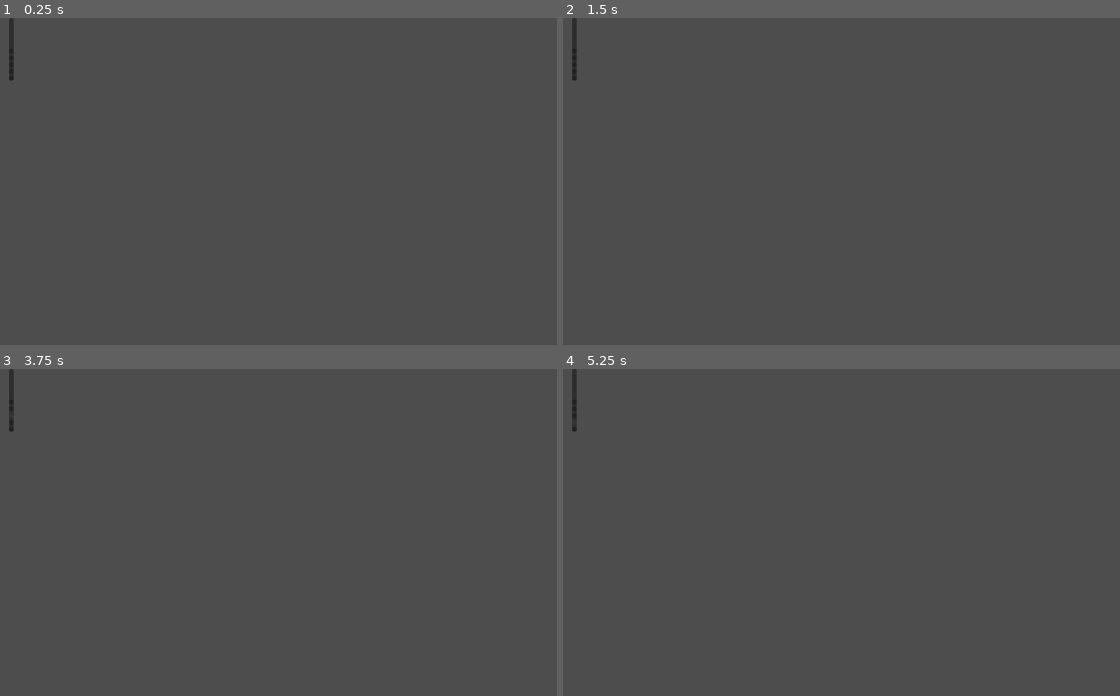
Above: before the commit, frames 1-4 (two rows, left to right).
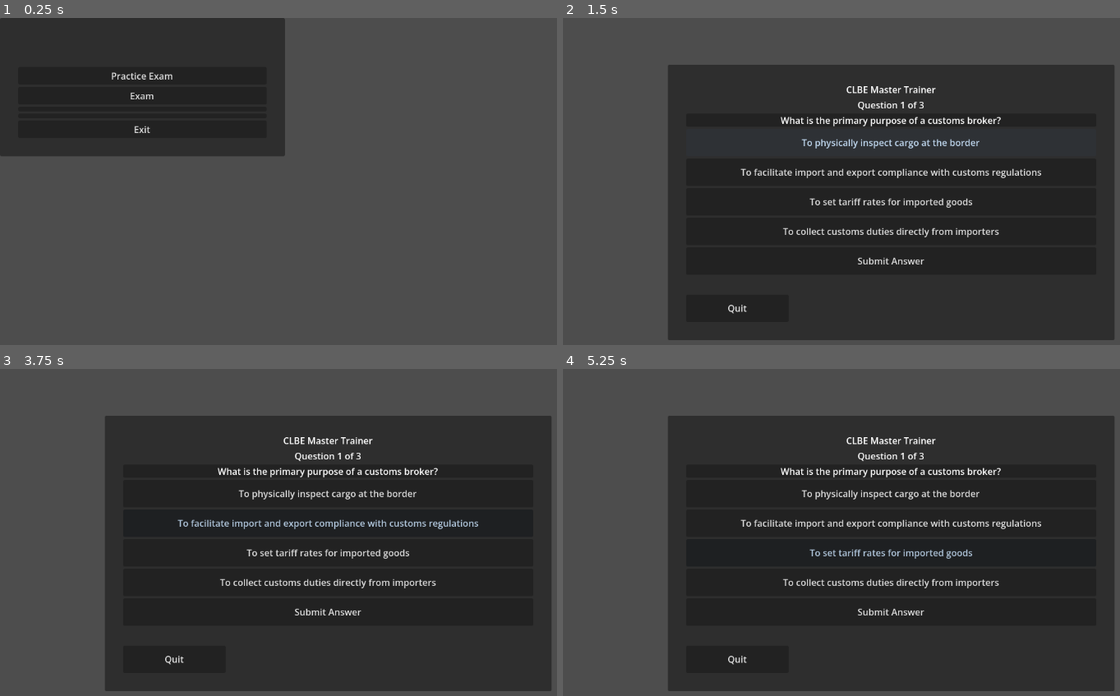
Above: after the commit, the same moments.

Repository: FrissioNx/cble-master-trainer
Game: Godot game, scene res://scenes/menus/MainMenu_Test.tscn
Same seed, same stepped clock (60 frames per second), same inputs: the game is played once before the commit and once after it.
Inputs (mouse positions are in pixels of both pictures, inside the frame that each line leads up to; where the layout moved, square brackets give the same spot in the first picture):
- Up to frame 1 (0.25 s): no input
- Up to frame 2 (1.5 s): click (707, 76) [574, 50] at 0.5 s; click (891, 142) at 1.25 s, where only the run after the commit has a clickable "To physically inspect cargo a…"
- Up to frame 3 (3.75 s): click (11, 408) at 2.02 s; click (328, 522) at 2.75 s, where only the run after the commit has a clickable "To facilitate import and expo…"; click (11, 414) at 3.52 s
- Up to frame 4 (5.25 s): click (891, 552) at 4.25 s, where only the run after the commit has a clickable "To set tariff rates for impor…"; click (574, 421) at 5.02 s

The runs differ from the first frame. In frame 1, 21% of the frame differs, in the area x 0-52%, y 0-43%; in frame 2, 67%; in frame 3, 67%, in the area x 1-99%, y 0-99%; in frame 4, 67%.

Commit message:
Add main menu and scene navigation

Diff:
--- a/project.godot
+++ b/project.godot
@@ -15,6 +15,10 @@
 config/features=PackedStringArray("4.6", "Forward Plus")
 config/icon="res://icon.svg"
 
+[autoload]
+
+SessionManager="*uid://67c6l8a8yeub"
+
 [physics]
 
 3d/physics_engine="Jolt Physics"
--- a/scenes/menus/MainMenu_Test.tscn
+++ b/scenes/menus/MainMenu_Test.tscn
@@ -1,10 +1,15 @@
 [gd_scene format=3 uid="uid://el58jprgyqfi"]
+
+[ext_resource type="Script" uid="uid://1ofsc43y2ibx" path="res://scripts/controllers/MainMenuController.gd" id="1_wc1as"]
 
 [node name="MainMenu" type="Control" unique_id=561134865]
 layout_mode = 3
-anchors_preset = 0
-offset_right = 40.0
-offset_bottom = 40.0
+anchors_preset = 15
+anchor_right = 1.0
+anchor_bottom = 1.0
+grow_horizontal = 2
+grow_vertical = 2
+script = ExtResource("1_wc1as")
 
 [node name="MarginContainer" type="MarginContainer" parent="." unique_id=1456121802]
 layout_mode = 0
@@ -15,10 +20,15 @@
 layout_mode = 2
 
 [node name="MenuCard" type="PanelContainer" parent="MarginContainer/CenterContainer" unique_id=2052792132]
+custom_minimum_size = Vector2(500, 0)
 layout_mode = 2
 
 [node name="CardMargin" type="MarginContainer" parent="MarginContainer/CenterContainer/MenuCard" unique_id=1755536920]
 layout_mode = 2
+theme_override_constants/margin_left = 32
+theme_override_constants/margin_top = 32
+theme_override_constants/margin_right = 32
+theme_override_constants/margin_bottom = 32
 
 [node name="VBoxContainer" type="VBoxContainer" parent="MarginContainer/CenterContainer/MenuCard/CardMargin" unique_id=1642680022]
 layout_mode = 2
@@ -31,9 +41,11 @@
 
 [node name="PracticeButton" type="Button" parent="MarginContainer/CenterContainer/MenuCard/CardMargin/VBoxContainer" unique_id=169761909]
 layout_mode = 2
+text = "Practice Exam"
 
 [node name="ExamButton" type="Button" parent="MarginContainer/CenterContainer/MenuCard/CardMargin/VBoxContainer" unique_id=1210690842]
 layout_mode = 2
+text = "Exam"
 
 [node name="StatisticsButton" type="Button" parent="MarginContainer/CenterContainer/MenuCard/CardMargin/VBoxContainer" unique_id=265308283]
 layout_mode = 2
@@ -43,3 +55,8 @@
 
 [node name="ExitButton" type="Button" parent="MarginContainer/CenterContainer/MenuCard/CardMargin/VBoxContainer" unique_id=1648028783]
 layout_mode = 2
+text = "Exit"
+
+[connection signal="pressed" from="MarginContainer/CenterContainer/MenuCard/CardMargin/VBoxContainer/PracticeButton" to="." method="_on_practice_button_pressed"]
+[connection signal="pressed" from="MarginContainer/CenterContainer/MenuCard/CardMargin/VBoxContainer/ExamButton" to="." method="_on_exam_button_pressed"]
+[connection signal="pressed" from="MarginContainer/CenterContainer/MenuCard/CardMargin/VBoxContainer/ExitButton" to="." method="_on_exit_button_pressed"]
--- /dev/null
+++ b/scripts/controllers/MainMenuController.gd
@@ -0,0 +1,12 @@
+extends Control
+
+func _on_practice_button_pressed():
+	SessionManager.start_practice_mode()
+	get_tree().change_scene_to_file("res://scenes/quiz/QuizSession.tscn")
+
+func _on_exam_button_pressed():
+	SessionManager.start_exam_mode()
+	get_tree().change_scene_to_file("res://scenes/quiz/QuizSession.tscn")
+
+func _on_exit_button_pressed():
+	get_tree().quit()
--- /dev/null
+++ b/scripts/managers/SessionManager.gd
@@ -0,0 +1,26 @@
+extends Node
+
+enum QuizMode {
+	PRACTICE,
+	EXAM,
+	REVIEW
+}
+
+var current_mode: QuizMode = QuizMode.PRACTICE
+
+var current_score: int = 0
+var current_question: int = 0
+var total_questions: int = 0
+
+func reset_session():
+	current_score = 0
+	current_question = 0
+	total_questions = 0
+
+func start_practice_mode():
+	reset_session()
+	current_mode = QuizMode.PRACTICE
+
+func start_exam_mode():
+	reset_session()
+	current_mode = QuizMode.EXAM
Not shown, added: scripts/controllers/MainMenuController.gd.uid
Not shown, added: scripts/managers/SessionManager.gd.uid
